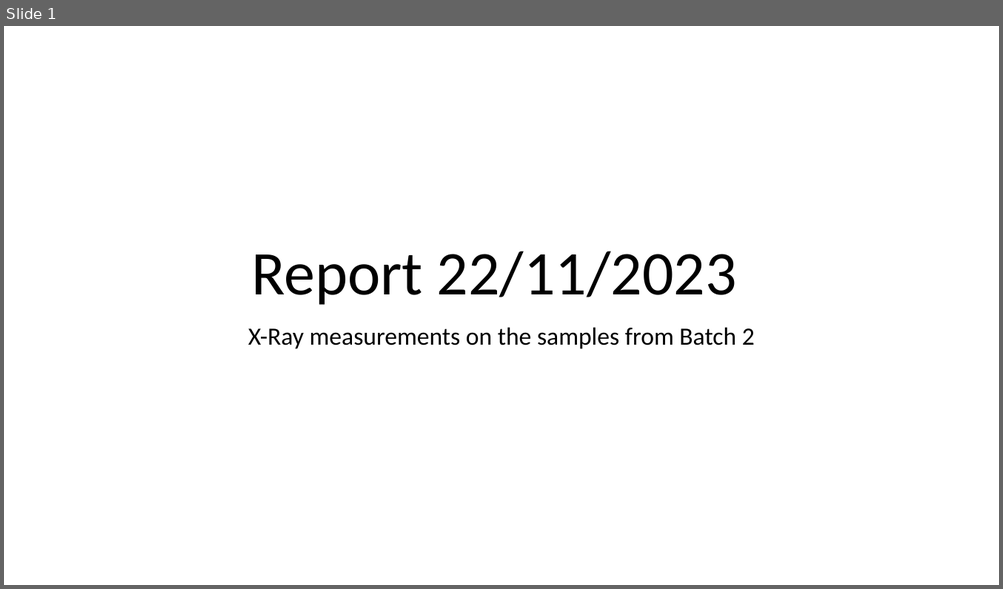
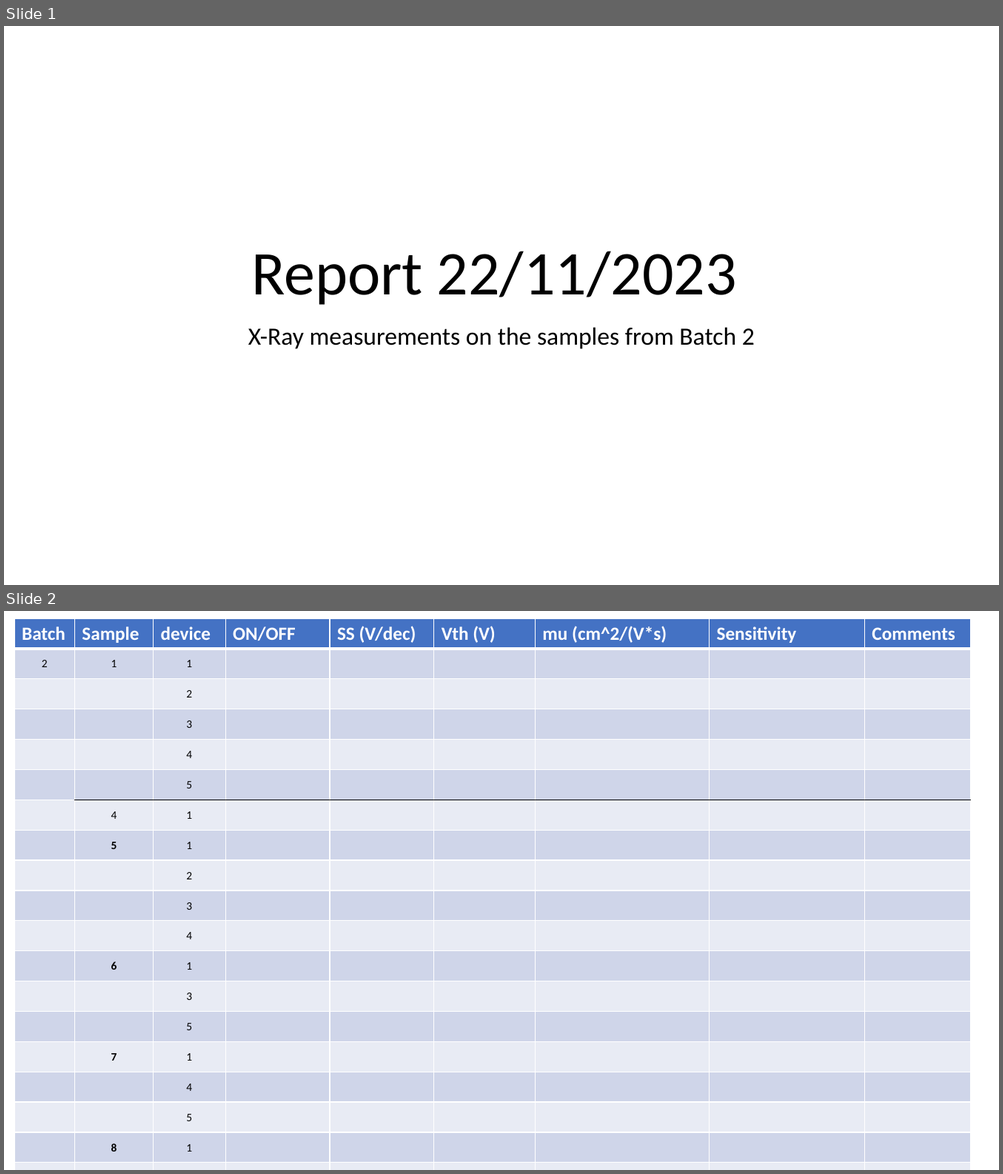
Before and after one commit to MishkaKnizhka98/Master_Thesis, a slide deck: Mikhail Bandurist Transistors/X-Ray Measurements (22-11-2023)/X-Ray Measurements Report Batch2.pptx. Shown one above the other, each under a label of ours: slide 1 before the commit, slides 1 and 2 after it. The pictures are 1003x589 and 1003x1174 pixels, drawn with LibreOffice and Linux fonts; fonts in the diff are those of the drawing. Boxes give left, top, right and bottom in pixels: in the first picture for what was removed or moved away, otherwise in the second. Text is boxed around its words. In the diff, an @@ line names an element or a change of style, - is before the commit and + after.

Commit message:
04/12 The sensitivity for S12_d3, S14_d3 and S14_d4_1511 is estimated, now I am finishing the Electrical Characterisation

```diff
--- a/Mikhail Bandurist Transistors/X-Ray Measurements (22-11-2023)/X-Ray Measurements Report Batch2.pptx
+++ b/Mikhail Bandurist Transistors/X-Ray Measurements (22-11-2023)/X-Ray Measurements Report Batch2.pptx
@@ slide 2 added at (4, 611, 999, 1170), background #FFFFFF @@
@@ table added at (14, 618, 970, 1170), 35 rows, 9 columns @@
+Batch | Sample | device | ON/OFF | SS (V/dec) | Vth (V) | mu (cm^2/(V*s) | Sensitivity | Comments
+2 | 1 | 1 |  |  |  |  |  | 
+ |  | 2 |  |  |  |  |  | 
+ |  | 3 |  |  |  |  |  | 
+ |  | 4 |  |  |  |  |  | 
+ |  | 5 |  |  |  |  |  | 
+ | 4 | 1 |  |  |  |  |  | 
+ | 5 | 1 |  |  |  |  |  | 
+ |  | 2 |  |  |  |  |  | 
+ |  | 3 |  |  |  |  |  | 
+ |  | 4 |  |  |  |  |  | 
+ | 6 | 1 |  |  |  |  |  | 
+ |  | 3 |  |  |  |  |  | 
+ |  | 5 |  |  |  |  |  | 
+ | 7 | 1 |  |  |  |  |  | 
+ |  | 4 |  |  |  |  |  | 
+ |  | 5 |  |  |  |  |  | 
+ | 8 | 1 |  |  |  |  |  | 
+ | 9 | 2 |  |  |  |  |  | 
+ |  | 3 |  |  |  |  |  | 
+ | 10 | 1 |  |  |  |  |  | 
+ |  | 2 |  |  |  |  |  | 
+ |  | 3 |  |  |  |  |  | 
+ |  | 5 |  |  |  |  |  | 
+ |  | 6 |  |  |  |  |  | 
+ | 11 | 1 |  |  |  |  |  | 
+ |  | 3 |  |  |  |  |  | 
+ | 12 | 1 |  |  |  |  |  | 
+ |  | 2 |  |  |  |  |  | 
+ |  | 3 |  |  |  |  |  | 
+ |  | 4 |  |  |  |  |  | 
+ | 14 | 1 |  |  |  |  |  | 
+ |  | 2 |  |  |  |  |  | 
+ |  | 3 |  |  |  |  |  | 
+ |  | 4 |  |  |  |  |  | 
```
Also in this commit, not shown: 1 slide changed, 1 other slide added, 2 slides removed, 25 other files.
